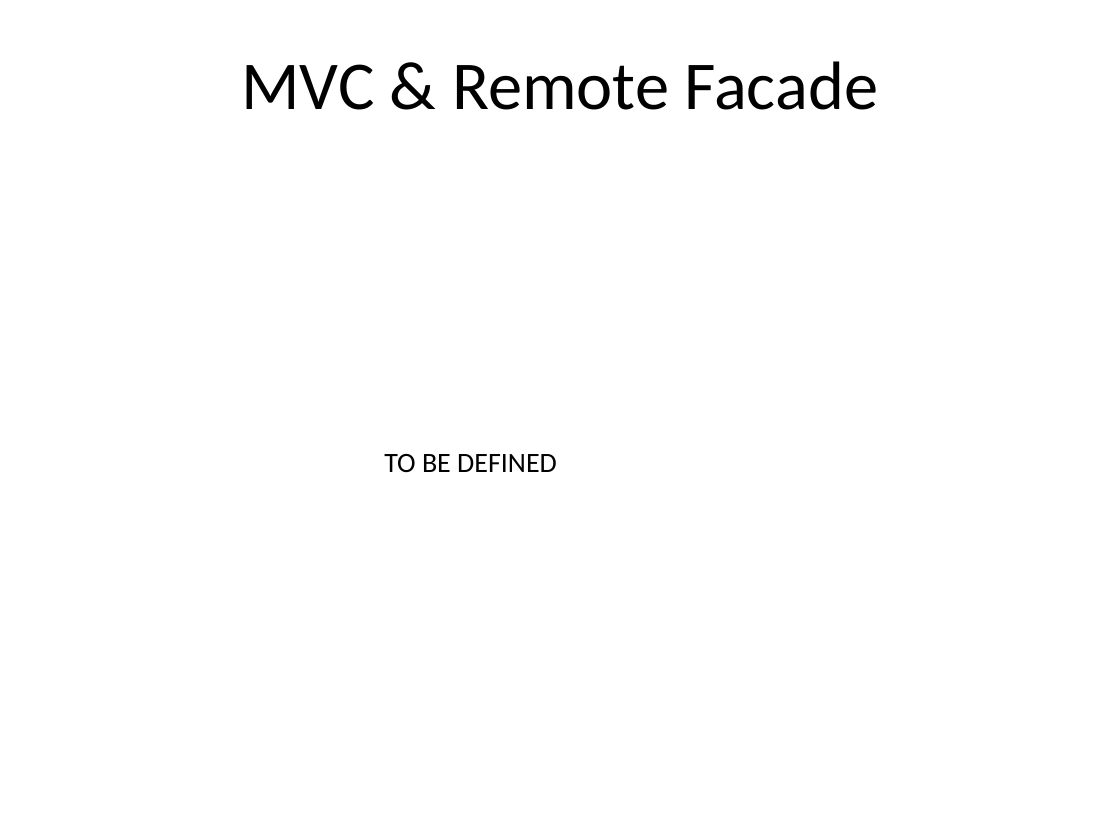
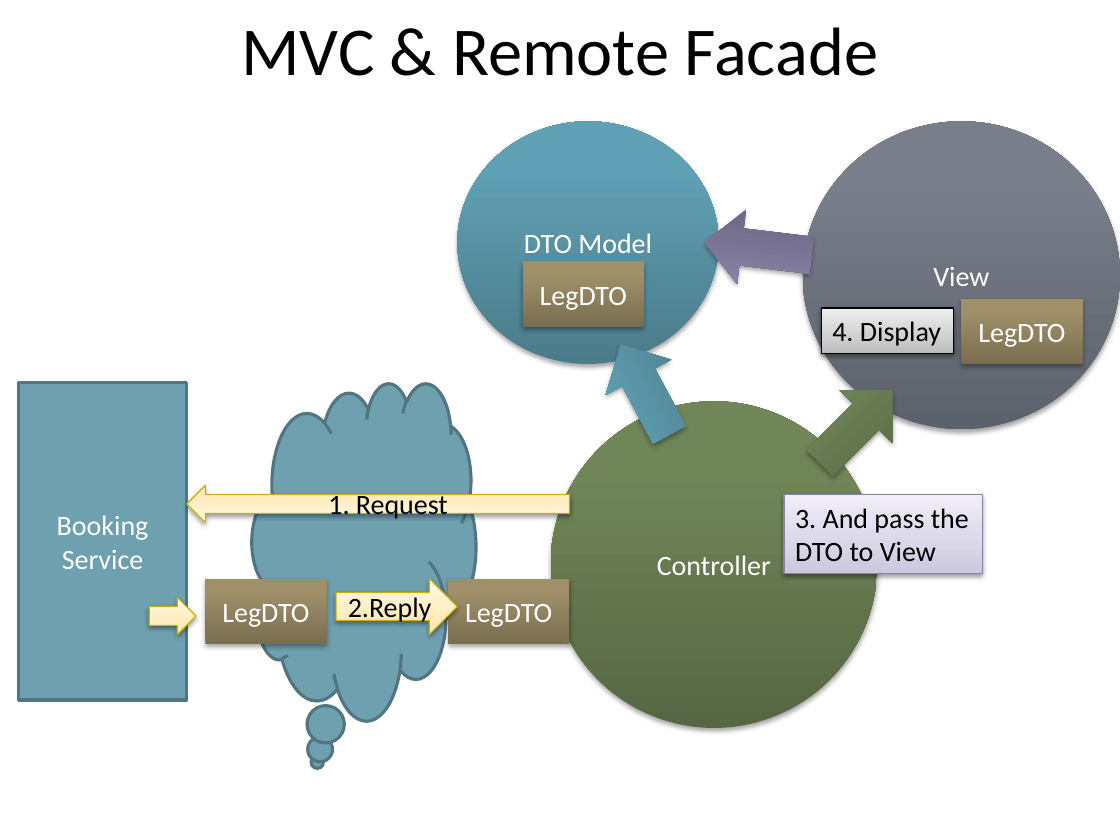
Before and after one commit to arturtv/dddpresentation, a slide deck: slide 50 of Domain-DrivenDesign.A.Trosin.pptx. Drawn at 1120x840 pixels with LibreOffice and Linux fonts; fonts in the diff are those of the drawing. Boxes give left, top, right and bottom in pixels: in the first picture for what was removed or moved away, otherwise in the second. Text is boxed around its words. In the diff, an @@ line names an element or a change of style, - is before the commit and + after.

```diff
--- a/Domain-DrivenDesign.A.Trosin.pptx
+++ b/Domain-DrivenDesign.A.Trosin.pptx
@@ title "MVC & Remote Facade": place and size @@
-title "MVC & Remote Facade" at (241, 61, 878, 110)
+title "MVC & Remote Facade" at (241, 27, 878, 76)
@@ ellipse added at (457, 121, 718, 364), fill gradient #4B7B8B to #61A0B4 to #60A2B7, 18 pt, text #FFFFFF @@
+DTO Model
@@ ellipse added at (803, 121, 1120, 429), fill gradient #5C626B to #787F8B to #78808C, 18 pt, text #FFFFFF @@
+View
@@ right arrow added at (700, 205, 816, 293), fill gradient #67637D to #8681A3 to #8681A4 @@
@@ rectangle added at (523, 261, 644, 326), fill gradient #7B6F51 to #9F9069 to #A19169, 18 pt, text #FFFFFF @@
+LegDTO
@@ rectangle added at (961, 299, 1082, 364), fill gradient #7B6F51 to #9F9069 to #A19169, 18 pt, text #FFFFFF @@
+LegDTO
@@ right arrow added at (588, 326, 703, 452), fill gradient #4B7B8B to #61A0B4 to #60A2B7 @@
@@ rectangle added at (821, 308, 953, 353), fill gradient #BDBDBD to #D1D1D1 to #EEEEEE, outline #000000 0.75 pt, 18 pt, text #000000 @@
+4. Display
@@ rectangle added at (19, 383, 187, 700), fill #6EA0B0, outline #517682 2 pt, 18 pt, text #FFFFFF @@
+Booking Service
@@ thought cloud added at (252, 383, 476, 720), fill #6EA0B0, outline #517682 2 pt @@
@@ right arrow added at (793, 364, 919, 490), fill gradient #576743 to #718658 to #718857 @@
@@ ellipse added at (551, 401, 878, 728), fill gradient #576743 to #718658 to #718857, 18 pt, text #FFFFFF @@
+Controller
@@ text removed at (384, 454, 557, 473) @@
-TO BE DEFINED
@@ right arrow added at (187, 485, 570, 522), fill gradient #FFE7A5 to #FFEDBF to #FFF8E7, outline #CCAE05 0.75 pt @@
@@ text added at (328, 490, 448, 520), 18 pt, text #000000 @@
+1. Request
@@ rectangle added at (784, 495, 982, 575), fill gradient #CAC6E0 to #D9D7E9 to #F0EFF7, outline #8985A1 0.75 pt, 18 pt, text #000000 @@
+3. And pass the
+DTO to View
@@ right arrow added at (149, 597, 196, 634), fill gradient #FFE7A5 to #FFEDBF to #FFF8E7, outline #CCAE05 0.75 pt @@
@@ rectangle added at (205, 579, 326, 644), fill gradient #7B6F51 to #9F9069 to #A19169, 18 pt, text #FFFFFF @@
+LegDTO
@@ right arrow added at (336, 579, 457, 635), fill gradient #FFE7A5 to #FFEDBF to #FFF8E7, outline #CCAE05 0.75 pt, 18 pt, text #000000 @@
+2.Reply
@@ rectangle added at (448, 579, 569, 644), fill gradient #7B6F51 to #9F9069 to #A19169, 18 pt, text #FFFFFF @@
+LegDTO
```
Also in this commit, not shown: 5 other slides changed.
